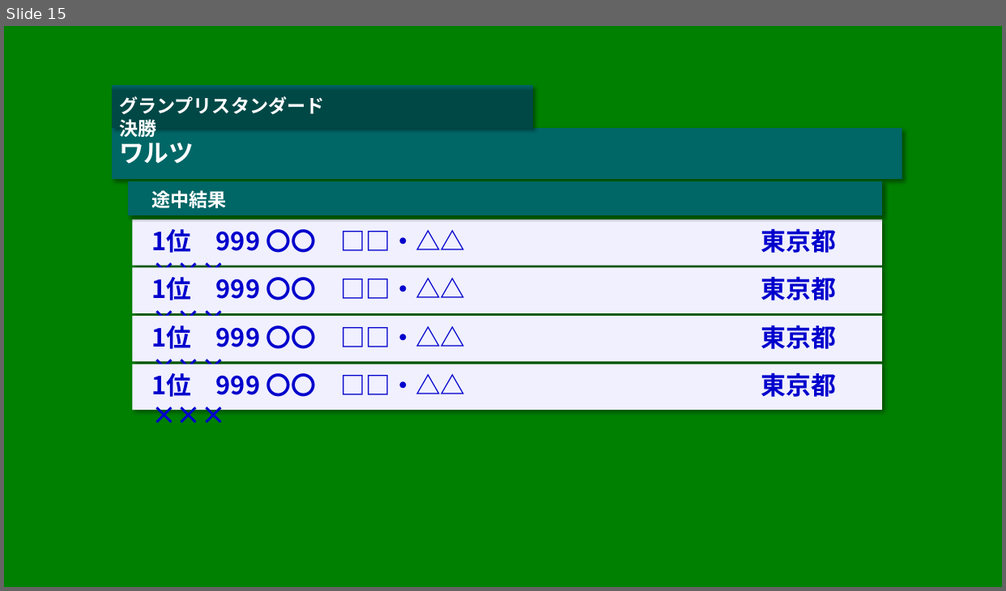
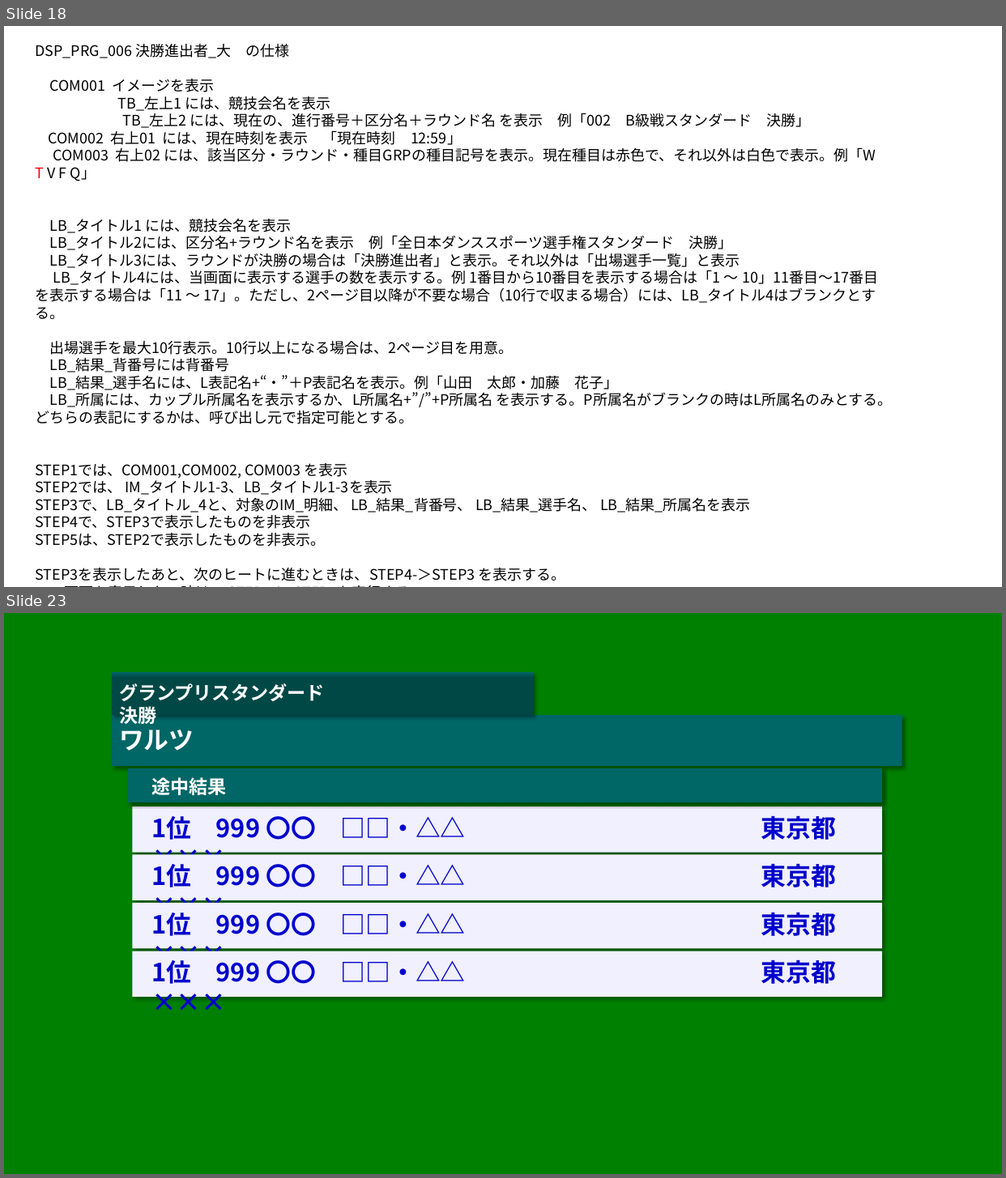
Before and after one commit to fumisaku/DSDsp, a slide deck: 画面デザイン.pptx. Shown one above the other, each under a label of ours: slide 15 before the commit, slides 18 and 23 after it; the slides between them are not shown. The pictures are 1006x591 and 1006x1178 pixels, drawn with LibreOffice and Linux fonts; fonts in the diff are those of the drawing. Boxes give left, top, right and bottom in pixels: in the first picture for what was removed or moved away, otherwise in the second. Text is boxed around its words. In the diff, an @@ line names an element or a change of style, - is before the commit and + after.

Commit message:
backup: 2025-07 作業中変更をバックアップ

```diff
--- a/画面デザイン.pptx
+++ b/画面デザイン.pptx
@@ slide 18 added at [4, 26, 1002, 587], background #FFFFFF @@
@@ text added at [35, 44, 893, 582], 14 pt, text #000000 @@
+DSP_PRG_006 決勝進出者_大 の仕様
+COM001 イメージを表示
+TB_左上1 には、競技会名を表示
+TB_左上2 には、現在の、進行番号＋区分名＋ラウンド名 を表示 例「002 B級戦スタンダード 決勝」
+COM002 右上01 には、現在時刻を表示 「現在時刻 12:59」
+COM003 右上02 には、該当区分・ラウンド・種目GRPの種目記号を表示。現在種目は赤色で、それ以外は白色で表示。例「W T V F Q」
+LB_タイトル1 には、競技会名を表示
+LB_タイトル2には、区分名+ラウンド名を表示 例「全日本ダンススポーツ選手権スタンダード 決勝」
+LB_タイトル3には、ラウンドが決勝の場合は「決勝進出者」と表示。それ以外は「出場選手一覧」と表示
+LB_タイトル4には、当画面に表示する選手の数を表示する。例 1番目から10番目を表示する場合は「1 ～ 10」11番目～17番目を表示する場合は「11 ～ 17」。ただし、2ページ目以降が不要な場合（10行で収まる場合）には、LB_タイトル4はブランクとする。
+出場選手を最大10行表示。10行以上になる場合は、2ページ目を用意。
+LB_結果_背番号には背番号
+LB_結果_選手名には、L表記名+“・”＋P表記名を表示。例「山田 太郎・加藤 花子」
+LB_所属には、カップル所属名を表示するか、L所属名+”/”+P所属名 を表示する。P所属名がブランクの時はL所属名のみとする。どちらの表記にするかは、呼び出し元で指定可能とする。
+STEP1では、COM001,COM002, COM003 を表示
+STEP2では、 IM_タイトル1-3、LB_タイトル1-3を表示
+STEP3で、LB_タイトル_4と、対象のIM_明細、 LB_結果_背番号、 LB_結果_選手名、 LB_結果_所属名を表示
+STEP4で、STEP3で表示したものを非表示
+STEP5は、STEP2で表示したものを非表示。
+STEP3を表示したあと、次のヒートに進むときは、STEP4-＞STEP3 を表示する。
+この画面を表示しない時は、 STEP4-＞ STEP5を実行する。
@@ what was slide 15 is now slide 23 @@
```
Also in this commit, not shown: 4 slides changed, 10 other slides added, 3 slides removed, 53 other files.
